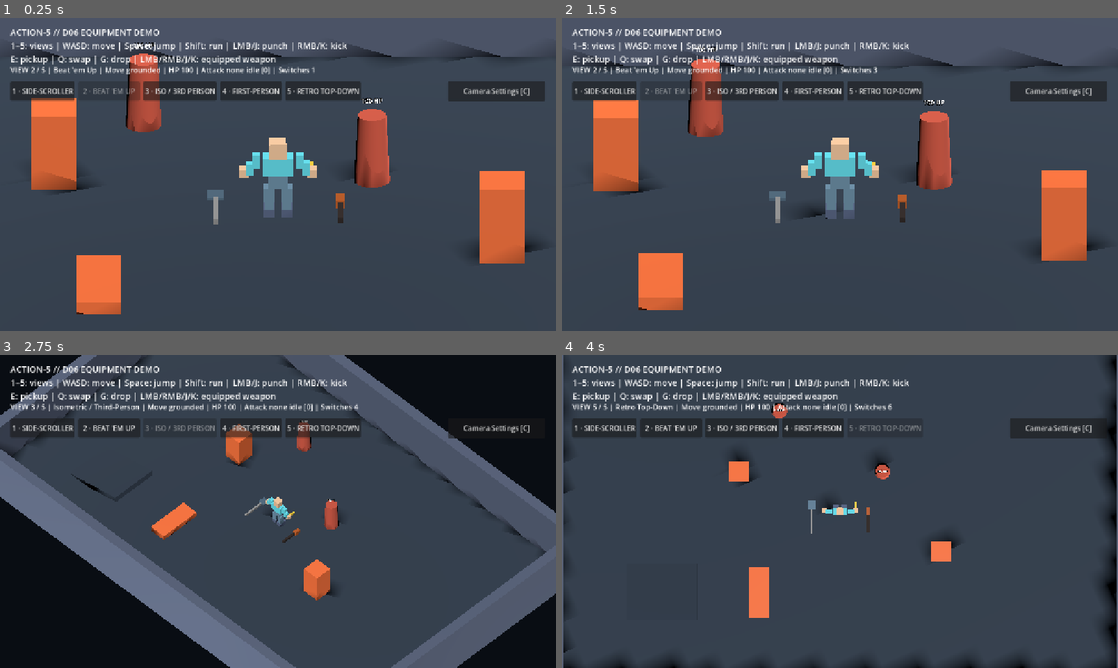
Above: before the commit, frames 1-4 (two rows, left to right).
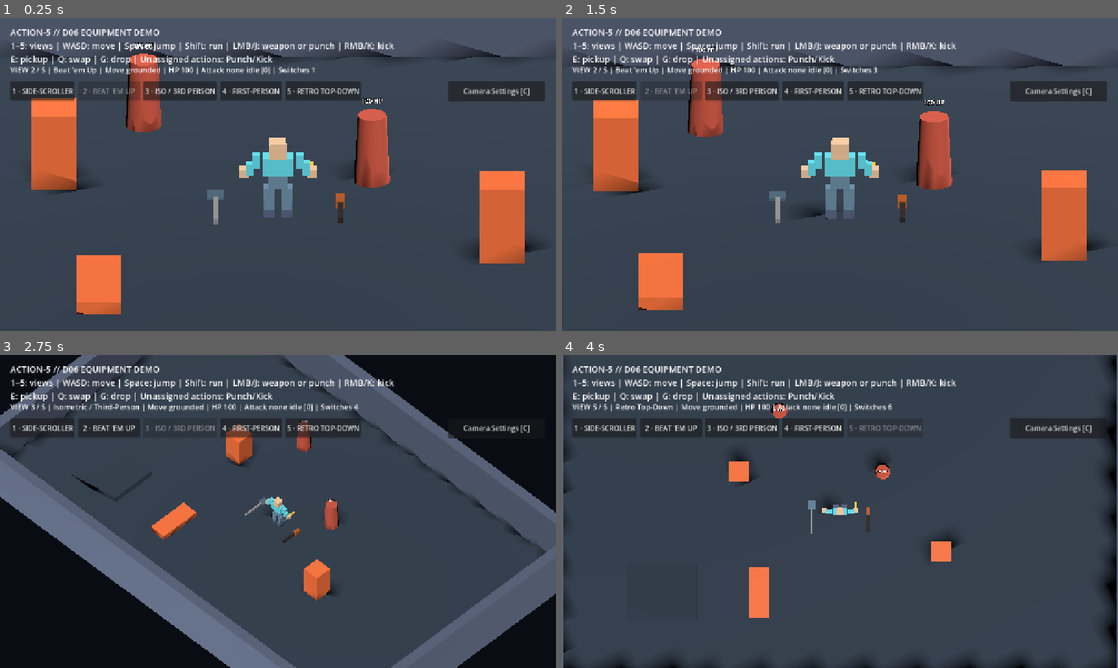
Above: after the commit, the same moments.

Repository: bravado/ACTION-5
Game: Godot game, scene res://demo/main.tscn
Two runs of this game, one before a commit and one after it. Both use one fixed random seed, a clock stepped at 60 frames per second and the inputs below.
Inputs:
- Up to frame 1 (0.25 s): no input
- Up to frame 2 (1.5 s): click "1 · SIDE-SCROLLER" at 0.5 s; click "2 · BEAT 'EM UP" at 1.25 s
- Up to frame 3 (2.75 s): click "3 · ISO / 3RD PERSON" at 2 s
- Up to frame 4 (4 s): click "4 · FIRST-PERSON" at 2.75 s; click "5 · RETRO TOP-DOWN" at 3.5 s

The runs differ from the first frame. In frame 1, 0.7% of the frame differs, in the area x 25-71%, y 7-15%; in frame 2, 0.7%; in frame 3, 0.7%; in frame 4, 0.7%.

Commit message:
D06-01: bind equipment attacks explicitly and retain unassigned unarmed actions

Diff:
--- a/demo/main.gd
+++ b/demo/main.gd
@@ -236,7 +236,7 @@
     for i in range(5):
         var button := _mode_buttons.get_node("Mode" + str(i + 1)) as Button
         button.disabled = i == _views.active_index
-    _help.text = "ACTION-5 // D06 EQUIPMENT DEMO\n1–5: views | WASD: move | Space: jump | Shift: run | LMB/J: punch | RMB/K: kick\nE: pickup | Q: swap | G: drop | LMB/RMB/J/K: equipped weapon"
+    _help.text = "ACTION-5 // D06 EQUIPMENT DEMO\n1–5: views | WASD: move | Space: jump | Shift: run | LMB/J: weapon or punch | RMB/K: kick\nE: pickup | Q: swap | G: drop | Unassigned actions: Punch/Kick"
     var front_wall_mesh := get_node("SouthWall/MeshInstance3D") as MeshInstance3D
     front_wall_mesh.visible = (
         current.mode != ViewProfileScript.Mode.SIDE
